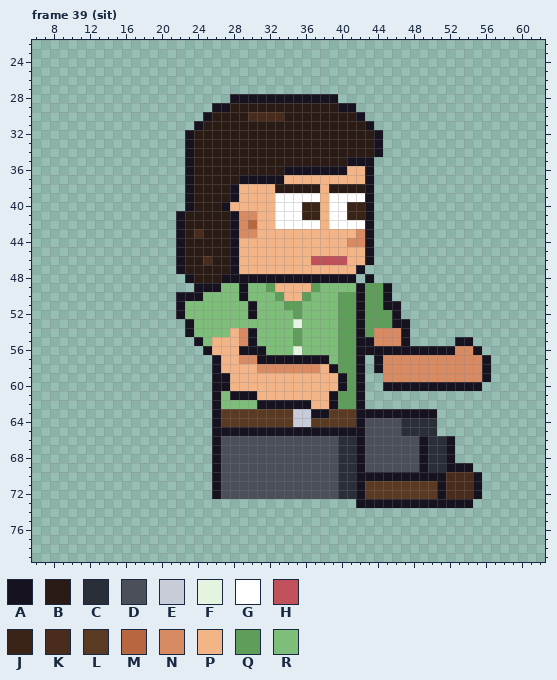
A pixel-art file gets an edit: sprites/clients/client_vetrec_a_right_anim.aseprite. Above: the version before the commit.
64x80 pixels, 129 frames. Colours within 5 levels of each other are drawn and written as one. Shown: frame 39 (sit): x 6..62, y 22..79. The old version is drawn lined up with the new one. The commit also changed other frames, which this record leaves out.
Visible layers, top first: "Arm Top", "Hair", "Face", "Watch", "Near Arm", "Collar", "Belt", "Shirt", "Body", "Back Arm", "Pants", "Shoes".
Palette (. is transparent): A #17121f  B #2a1c14  C #2a2e38  D #4a4f5a  E #c8ccd8  F #e4f4e0  G #ffffff  H #c0505a  J #3a2418  K #4a2c1c  L #5a3a22  M #b8663f  N #d88a62  P #f3b488  Q #5e9e5a  R #7ebe7a
Pixels before, frame 39 (sit) (only the part around the change), first column x 15:
35 ........ABBBBBBBBBBBBBBBBBAAA...................
36 ........ABBBBBBBBBBAAAAAAAPPA...................
37 ........ABBBBBAAAAAPPPPPPPPPA...................
38 ........ABBBBAPPPPBBBBBPBBBBA...................
39 ........ABBBBAPPPPGGGGGPGGGGA...................
40 ........ABBBAPPPPPGGGJJPGGJJA...................
41 .......ABBBBBANNPPGGGJJPGGJJA...................
42 .......ABBBBBANMPPGGGGGPGGGGA...................
43 .......ABKBBBANNPPPPPPPPPPPNA...................
44 .......ABBBBBAPPPPPPPPPPPPNNA...................
45 .......ABBBBBAPPPPPPPPPPPPPPA...................
46 .......ABBKBBAPPPPPPPPHHHHPPA...................
47 .......ABBBBBAPPPPPPPPPPPPPA....................
48 ........ABBBAAAAAAAAAAAAAAA.A...................
49 .........AAARRARRQPPPPQRRRRAQQA.................
50 .......AAARRRRARRRQPPQRRRQQAQQA.................
51 .......ARRRRRRRARRRQQRRRRQQAQQAA................
52 .......ARRRRRRRARRRRQRRRRQQAQQQA................
53 ........ARRRRRRRRRRRFRRRRQQAQQQAA...............
54 ........ARRRRPNARRRRQRRRRQQAQNNNA...............
55 .........ARPPPNARRRRQRRRRQQAANNNA.....AA........
56 ..........APPPAAARRRFRRRRQQAAAAAAAAAAANNA.......
57 ...........APPNNAAAAAAAARQQA.ANNNNNNNNNNNA......
58 ...........APPPPNNNNNNNPAQQA.ANNNNNNNNNNNA......
59 ...........AAPPPPPPPPPPPPAQA..NNNNNNNNNNNA......
60 ...........AAPPPPPPPPPPPPAQA..AAAAAAAAAAA.......
61 ...........ARAAAPPPPPPPPAQQA....................
62 ...........ARRRRAAAAAAPPAQQA....................
63 ...........ALLLLLLLLEEAALLLAAAAAAAAA............
64 ...........ALLLLLLLLEELLLLLADDDDCCCC............
65 ...........AAAAAAAAAAAAAAAAADDDDCCCC............
66 ...........ADDDDDDDDDDDDDCCADDDDDDACCA..........
67 ...........ADDDDDDDDDDDDDCCADDDDDDACCA..........
68 ...........ADDDDDDDDDDDDDCCADDDDDDACCA..........
69 ...........ADDDDDDDDDDDDDCCADDDDDDACCAAA........
70 ...........ADDDDDDDDDDDDDCCAAAAAAAAAAKKKA.......
71 ...........ADDDDDDDDDDDDDCCALLLLLLLLAKKKA.......
72 ...........ADDDDDDDDDDDDDCCALLLLLLLLAKKKA.......
73 ...........................AAAAAAAAAAAAA........
74 ................................................
75 ................................................
76 ................................................
77 ................................................
78 ................................................
79 ................................................
The result:
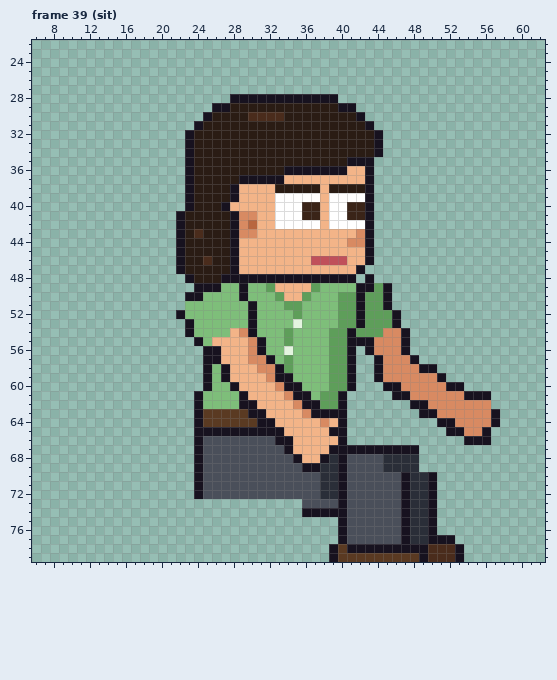
Edits made:
whole drawing moved by +2,-6 (the old picture is shown already moved)
Frame 39 (sit):
y 49: x 43 Q -> A
y 50: x 22 A -> .
y 51: x 22 A -> .; x 46 A -> .
y 53: x 30 R -> A; x 47 A -> .
y 54: x 34..35 RQ -> QR; x 39 R -> Q; x 41..42 QA -> AQ; x 44 N -> Q
y 55: x 29..31 NAR -> PNA; x 34..35 RQ -> QR; x 39 R -> Q; x 41 Q -> A; x 53..54 AA -> ..
y 56: x 26 P -> A; x 29..30 AA -> PN; x 34..35 RF -> FR; x 39 R -> Q; x 41..42 QA -> A.; x 44..46 AAA -> NNN; x 48..55 AAAAANNA -> ........
y 57: x 25 . -> A; x 29 N -> P; x 31 A -> N; x 33..39 AAAAAAR -> RQRRRRQ; x 41..42 QA -> A.; x 48..56 NNNNNNNNA -> A........
y 58: x 25..27 .AP -> ARA; x 33..39 NNNNNPA -> AQRRRRQ; x 41..42 QA -> A.; x 49..56 NNNNNNNA -> AA......
y 59: x 25..26 .A -> AR; x 32..42 PPPPPPPPAQA -> NAARRRRQQA.; x 44 . -> A; x 51..56 NNNNNA -> A.....
y 60: x 25..28 .AAP -> ARRA; x 33..42 PPPPPPPAQA -> NAARRRQQA.; x 47..51 AAAAA -> NNNNN; x 54..55 AA -> ..
y 61: x 24..26 ..A -> ARR; x 28 A -> R; x 30 A -> P; x 34..42 PPPPPAQQA -> NAARQQA..; x 46..56 ........... -> AANNNNNNAAA
y 62: x 24..26 ..A -> ARR; x 29..35 RRAAAAA -> AAPPPPN; x 37..42 PPAQQA -> AQQA..; x 48..56 ......... -> AANNNNNNN
y 63: x 24..26 ..A -> ALL; x 30..36 LLLLLEE -> AAPPPPN; x 39..48 LLLAAAAAAA -> AA........; x 51..57 ....... -> NNNNNNA
y 64: x 24..26 ..A -> ALL; x 31..57 LLLLEELLLLLADDDDCCCC....... -> AAPPPPPNPA..........AANNNNA
y 65: x 24..25 .. -> AA; x 34..38 AAAAA -> PPPPP; x 41..50 AADDDDCCCC -> ..........; x 52..56 ..... -> AANNA
y 66: x 24..26 ..A -> ADD; x 33..52 DDDDDDDCCADDDDDDACCA -> AAPPPPPA............; x 54..56 ... -> AAA
y 67: x 24..26 ..A -> ADD; x 34..41 DDDDDDCC -> APPPPAAA; x 43..52 DDDDDDACCA -> AAAAAA....
y 68: x 24..26 ..A -> ADD; x 35..42 DDDDDCCA -> APPACADD; x 45..52 DDDDACCA -> CCCC....
y 69: x 24..26 ..A -> ADD; x 36..42 DDDDCCA -> AACCADD; x 45..54 DDDDACCAAA -> CCCC......
y 70: x 24..26 ..A -> ADD; x 38..46 DDCCAAAAA -> CCADDDDDD; x 48..49 AA -> CC; x 51..55 AKKKA -> .....
y 71..72: x 24..26 ..A -> ADD; x 38..55 DDCCALLLLLLLLAKKKA -> CCADDDDDDACCA.....
y 73: x 36..46 ......AAAAA -> DDDDADDDDDD; x 48..49 AA -> CC; x 51..54 AAAA -> ....
y 74: x 36..50 ............... -> AAAAADDDDDDACCA
y 75..76: x 40..50 ........... -> ADDDDDDACCA
y 77: x 40..52 ............. -> ADDDDDDACCAAA
y 78: x 39..53 ............... -> ALAAAAAAAAAKKKA
y 79: x 39..53 ............... -> ALLLLLLLLLAKKKA
Changed places in both pictures, as pixel boxes (x1, y1, x2, y2):
changed: (194, 283, 500, 562)
erased: (176, 292, 185, 310)
